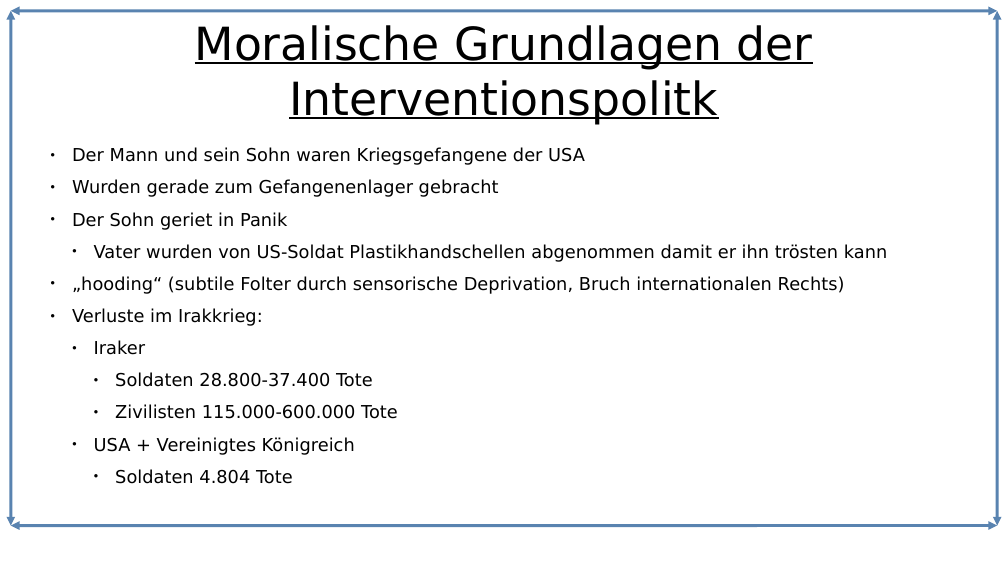
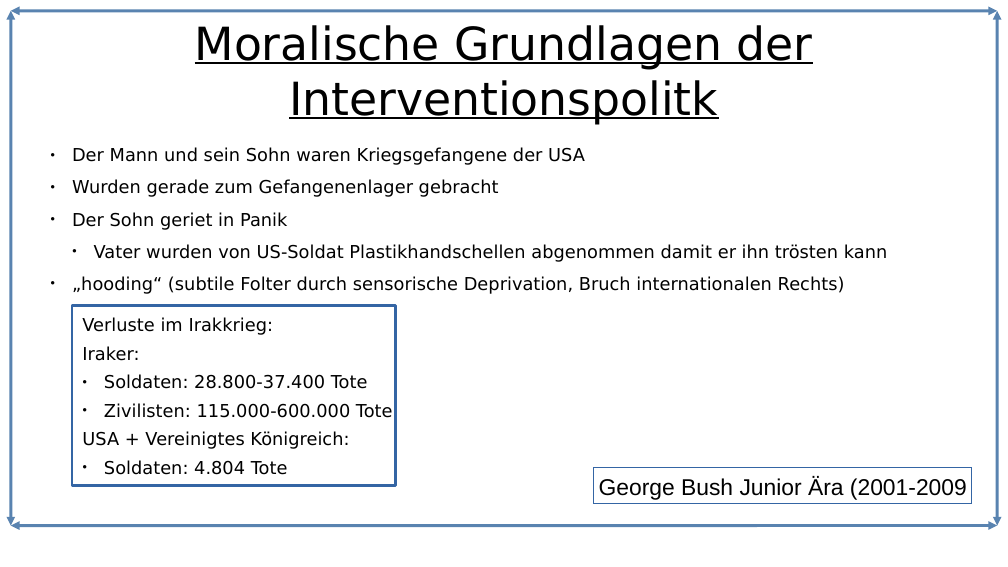
Before and after one commit to Lacrimus/Referat-Geschichte-USA-die-einzig-verbleibende-Weltmacht-, a slide deck: slide 13 of USA-die-einzig-verbleibende-Weltmacht.odp (slide 11 before the commit). Drawn at 1008x567 pixels with LibreOffice and Linux fonts; fonts in the diff are those of the drawing. Boxes give left, top, right and bottom in pixels: in the first picture for what was removed or moved away, otherwise in the second. Text is boxed around its words. In the diff, an @@ line names an element or a change of style, - is before the commit and + after.

```diff
--- a/USA-die-einzig-verbleibende-Weltmacht.odp
+++ b/USA-die-einzig-verbleibende-Weltmacht.odp
@@ text at box(72, 308, 398, 484): paragraphs removed @@
-● Verluste im Irakkrieg:
-  ● Iraker
-    ● Soldaten 28.800-37.400 Tote
-    ● Zivilisten 115.000-600.000 Tote
-  ● USA + Vereinigtes Königreich
-    ● Soldaten 4.804 Tote
@@ rectangle added at box(72, 306, 396, 487), fill #FFFFFF, outline #3465A4 2.3 pt, 14 pt, text #000000 @@
+Verluste im Irakkrieg:
+Iraker:
+● Soldaten: 28.800-37.400 Tote
+● Zivilisten: 115.000-600.000 Tote
+USA + Vereinigtes Königreich:
+● Soldaten: 4.804 Tote
@@ rectangle added at box(595, 468, 972, 504), fill #FFFFFF, outline #3465A4 0 pt, 18 pt, text #000000 @@
+George Bush Junior Ära (2001-2009
```
Also in this commit, not shown: 16 other slides changed, 3 slides added, 1 slide removed, 9 other files.
